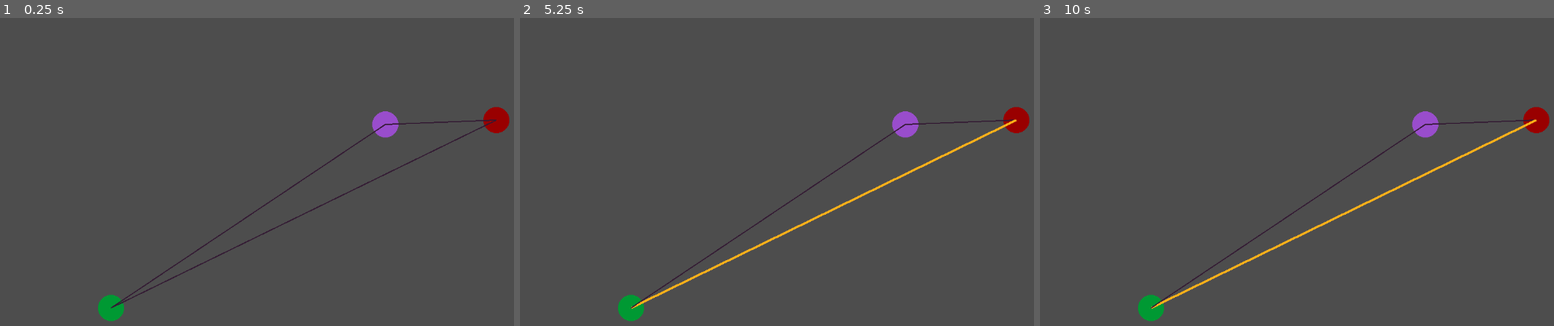
Above: before the commit, frames 1-3 (left to right).
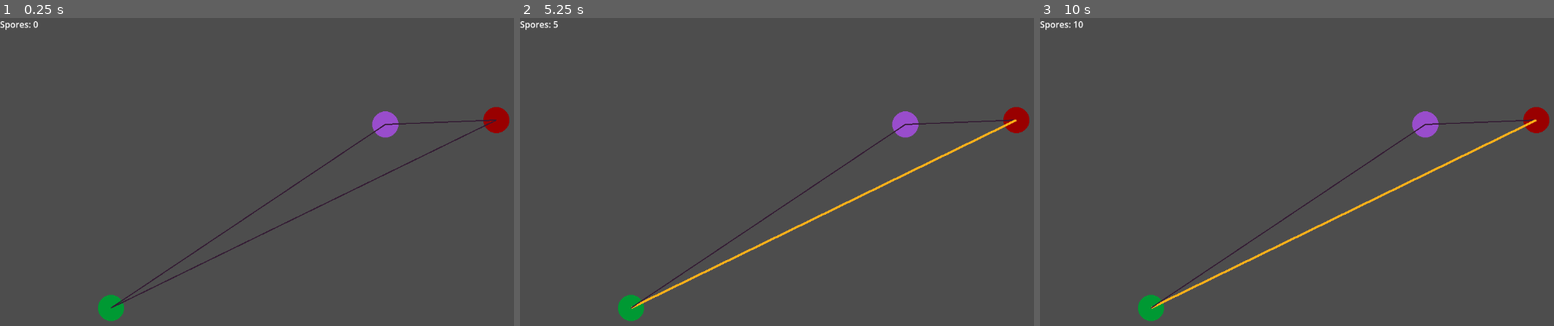
Above: after the commit, the same moments.

Repository: rae-ralston/blighted-arboretum
Game: Godot game, scene res://scenes/rooms/DemoRoom.tscn
Two runs of this game, one before a commit and one after it. Both use one fixed random seed, a clock stepped at 60 frames per second and the inputs below.
Inputs (mouse positions are in pixels of both pictures, inside the frame that each line leads up to):
- Up to frame 1 (0.25 s): no input
- Up to frame 2 (5.25 s): tap Enter at 0.5, 2, 3.5 s; move the mouse to (972, 175) at 0.52 s; click (972, 175) at 0.67 s; tap Space at 1.25, 2.75, 4.25 s; move the mouse to (710, 212) at 1.27 s; click (710, 212) at 1.42 s; move the mouse to (895, 116) at 2.02 s; click (895, 116) at 2.17 s; move the mouse to (802, 264) at 2.77 s; click (802, 264) at 2.92 s; move the mouse to (1023, 245) at 3.52 s; click (1023, 245) at 3.67 s; move the mouse to (643, 141) at 4.27 s; click (643, 141) at 4.42 s; move the mouse to (864, 193) at 5.02 s; click (864, 193) at 5.17 s
- Up to frame 3 (10 s): move the mouse to (1261, 107) at 5.77 s; click (1261, 107) at 5.92 s; move the mouse to (1492, 175) at 6.52 s; click (1492, 175) at 6.67 s; move the mouse to (1230, 212) at 7.27 s; click (1230, 212) at 7.42 s; move the mouse to (1415, 116) at 8.02 s; click (1415, 116) at 8.17 s; move the mouse to (1322, 264) at 8.77 s; click (1322, 264) at 8.92 s; move the mouse to (1543, 245) at 9.52 s; click (1543, 245) at 9.67 s

The runs differ from the first frame. In frame 1, less than 0.1% of the frame differs, in the area x 0-8%, y 1-4%; in frame 2, less than 0.1%; in frame 3, 0.1%, in the area x 0-9%, y 1-4%.

Commit message:
feat: add spore counting

Diff:
--- a/scenes/rooms/DemoRoom.tscn
+++ b/scenes/rooms/DemoRoom.tscn
@@ -2,28 +2,38 @@
 
 [ext_resource type="PackedScene" uid="uid://dc8hikds8p7p8" path="res://scenes/components/NetworkNode.tscn" id="1_yrf7v"]
 [ext_resource type="PackedScene" uid="uid://cdx6m3y7pa7e1" path="res://scenes/components/PathSegment.tscn" id="2_10jpl"]
+[ext_resource type="Script" uid="uid://dxcdbl1xubkua" path="res://scripts/ui_spore_count.gd" id="3_ippak"]
 
 [node name="DemoRoom" type="Node2D" unique_id=1185710402]
 
-[node name="Standard" parent="." unique_id=707529808 instance=ExtResource("1_yrf7v")]
+[node name="NodeAndPaths" type="Node2D" parent="." unique_id=1128206970]
+
+[node name="Standard" parent="NodeAndPaths" unique_id=707529808 instance=ExtResource("1_yrf7v")]
 position = Vector2(708, 196)
 
-[node name="Start" parent="." unique_id=732191555 instance=ExtResource("1_yrf7v")]
+[node name="Start" parent="NodeAndPaths" unique_id=732191555 instance=ExtResource("1_yrf7v")]
 position = Vector2(912, 188)
 node_type = 0
 
-[node name="End" parent="." unique_id=1468419118 instance=ExtResource("1_yrf7v")]
+[node name="End" parent="NodeAndPaths" unique_id=1468419118 instance=ExtResource("1_yrf7v")]
 position = Vector2(204, 534)
 node_type = 2
 
-[node name="PathStandStart" parent="." unique_id=2019674467 node_paths=PackedStringArray("start_node", "end_node") instance=ExtResource("2_10jpl")]
+[node name="PathStandStart" parent="NodeAndPaths" unique_id=2019674467 node_paths=PackedStringArray("start_node", "end_node") instance=ExtResource("2_10jpl")]
 start_node = NodePath("../Standard")
 end_node = NodePath("../Start")
 
-[node name="PathStartEnd" parent="." unique_id=2109778931 node_paths=PackedStringArray("start_node", "end_node") instance=ExtResource("2_10jpl")]
+[node name="PathStartEnd" parent="NodeAndPaths" unique_id=2109778931 node_paths=PackedStringArray("start_node", "end_node") instance=ExtResource("2_10jpl")]
 start_node = NodePath("../Start")
 end_node = NodePath("../End")
 
-[node name="PathStandEnd" parent="." unique_id=2027399827 node_paths=PackedStringArray("start_node", "end_node") instance=ExtResource("2_10jpl")]
+[node name="PathStandEnd" parent="NodeAndPaths" unique_id=2027399827 node_paths=PackedStringArray("start_node", "end_node") instance=ExtResource("2_10jpl")]
 start_node = NodePath("../Standard")
 end_node = NodePath("../End")
+
+[node name="UI" type="CanvasLayer" parent="." unique_id=1658584025]
+
+[node name="SporeCount" type="Label" parent="UI" unique_id=1141952265]
+offset_right = 40.0
+offset_bottom = 23.0
+script = ExtResource("3_ippak")
--- a/scripts/network_node.gd
+++ b/scripts/network_node.gd
@@ -4,8 +4,17 @@
 enum	 NodeType { HEART, STANDARD, TARGET, BONUS }
 
 @export var node_type: NodeType = NodeType.STANDARD
+@export var spore_rate: float = 1.0
 
 var is_connected: bool = false
+
+func _ready() -> void:
+	if node_type == NodeType.HEART:
+		set_connected(true)
+
+func _process(delta: float) -> void:
+	if is_connected:
+		GameManager.add_spores(spore_rate * delta)
 
 func _draw() -> void:
 	var color: Color = Color(0.9, 0.9, 0.9)
--- /dev/null
+++ b/scripts/ui_spore_count.gd
@@ -0,0 +1,10 @@
+extends Label
+
+
+# Called when the node enters the scene tree for the first time.
+func _ready() -> void:
+	GameManager.spores_changed.connect(_on_spores_changed)
+	_on_spores_changed(GameManager.spores)
+
+func _on_spores_changed(new_amount: float) -> void:
+	text = "Spores: %d" % new_amount
Not shown, added: scripts/ui_spore_count.gd.uid
Not shown, added: README.md
